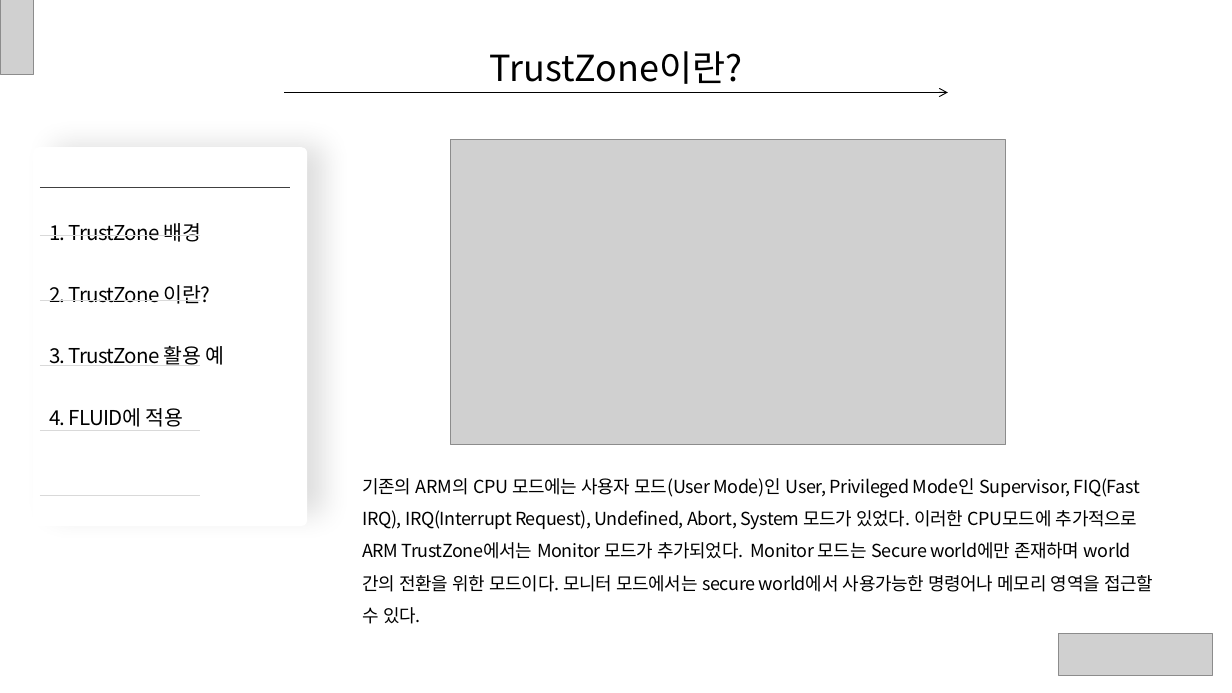
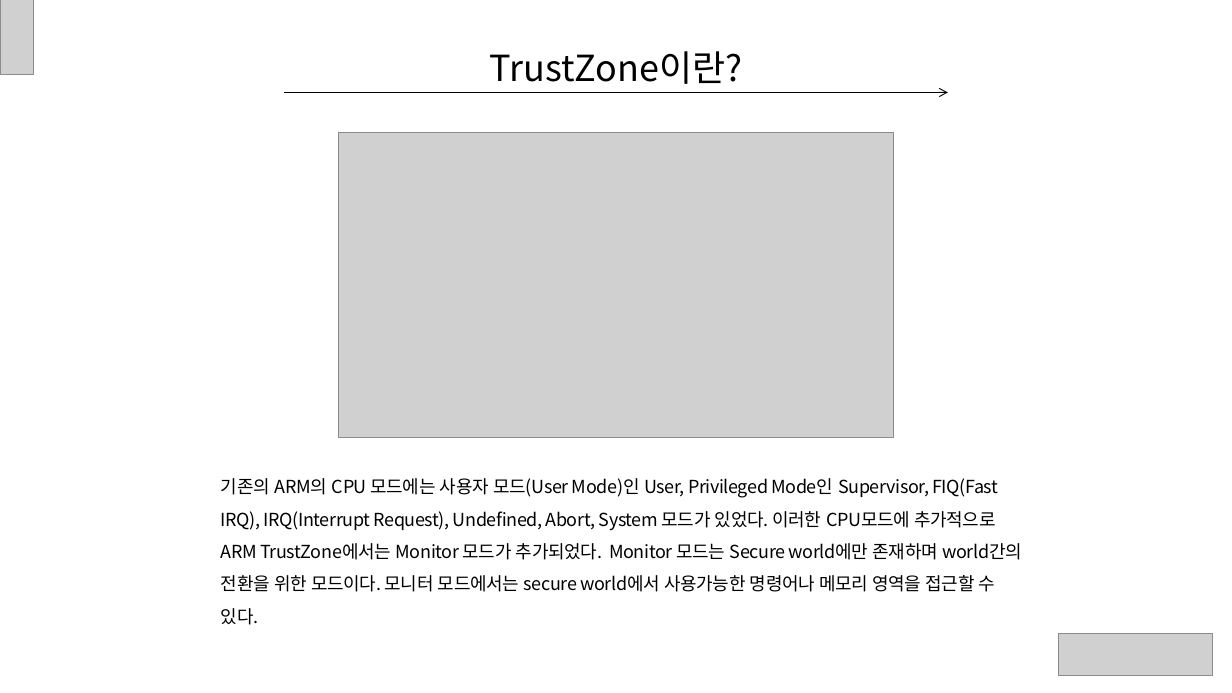
Before and after one commit to ryusangwon/Arm-Trustzone, a slide deck: slide 9 of Trustzone.pptx. Drawn at 1232x693 pixels with LibreOffice and Linux fonts; fonts in the diff are those of the drawing; grey boxes stand for pictures. Boxes give left, top, right and bottom in pixels: in the first picture for what was removed or moved away, otherwise in the second. Text is boxed around its words. In the diff, an @@ line names an element or a change of style, - is before the commit and + after.

```diff
--- a/Trustzone.pptx
+++ b/Trustzone.pptx
@@ rounded rectangle removed at bbox=[22, 115, 353, 545] @@
@@ rounded rectangle removed at bbox=[33, 147, 307, 526] @@
@@ picture: place and size @@
-picture at bbox=[451, 140, 1006, 445]
+picture at bbox=[338, 132, 894, 437]
@@ line removed from (40, 188) to (290, 188) @@
@@ text removed at bbox=[49, 223, 224, 427] @@
-1. TrustZone 배경
-2. TrustZone 이란?
-3. TrustZone 활용 예
-4. FLUID에 적용
@@ group removed at bbox=[40, 235, 201, 495]: 5 lines @@
@@ text "기존의 ARM의 CPU 모드에는 사용자 ..." rewrapped from bbox=[362, 478, 1153, 624] to bbox=[221, 478, 1022, 592] @@
```
Also in this commit, not shown: 11 other slides changed, 1 slide added, 1 slide removed.
